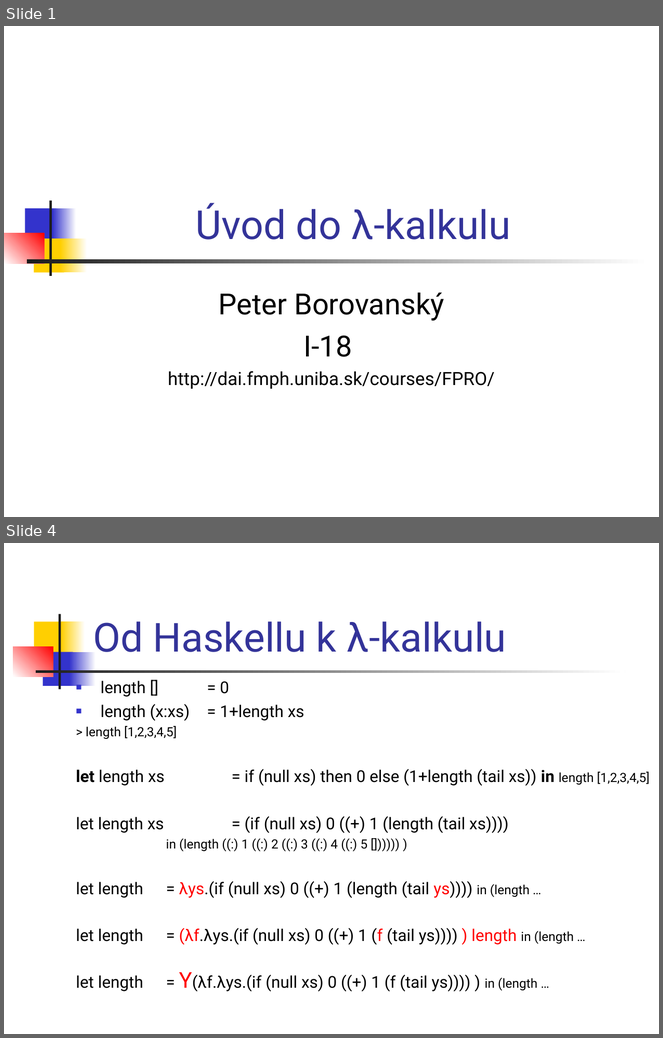
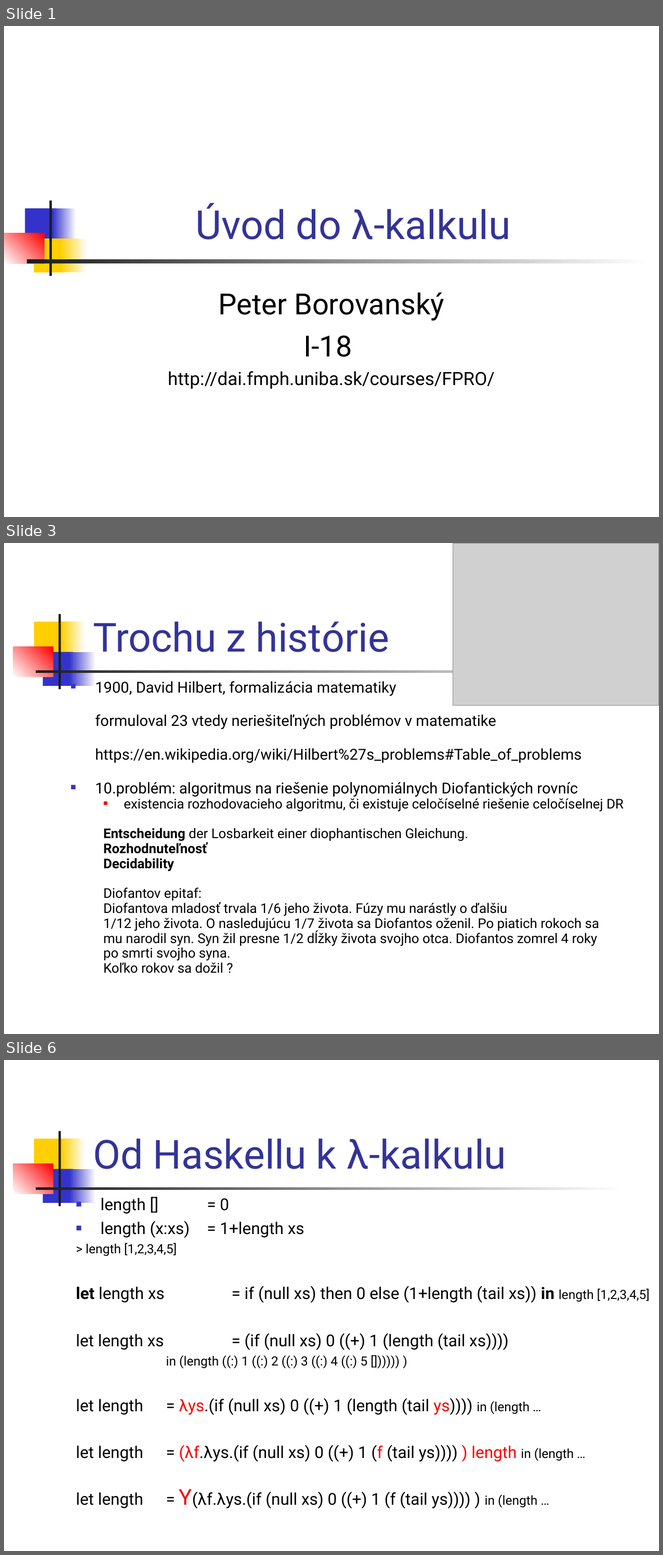
Before and after one commit to Funkcionalne/Prednasky, a slide deck: 05/05_fpro.ppt. Shown one above the other, each under a label of ours: slides 1 and 4 before the commit, slides 1, 3 and 6 after it; the slides between them are not shown. The pictures are 663x1038 and 663x1555 pixels, drawn with LibreOffice and Linux fonts; fonts in the diff are those of the drawing; grey boxes stand for pictures. Boxes give left, top, right and bottom in pixels: in the first picture for what was removed or moved away, otherwise in the second. Text is boxed around its words. In the diff, an @@ line names an element or a change of style, - is before the commit and + after.

```diff
--- a/05/05_fpro.ppt
+++ b/05/05_fpro.ppt
@@ slide 3 added at box(4, 543, 659, 1034), background #FFFFFF; not listed: 7 template elements that a slide beside it also shows @@
@@ picture added at box(453, 543, 659, 705) @@
@@ title added at box(93, 622, 389, 652), 44 pt, text #333399 @@
+Trochu z histórie
@@ text added at box(95, 681, 624, 974), 14.8 pt, text #000000 @@
+■ 1900, David Hilbert, formalizácia matematiky
+formuloval 23 vtedy neriešiteľných problémov v matematike
+https://en.wikipedia.org/wiki/Hilbert%27s_problems#Table_of_problems
+■ 10.problém: algoritmus na riešenie polynomiálnych Diofantických rovníc
+  ■ existencia rozhodovacieho algoritmu, či existuje celočíselné riešenie celočíselnej DR
+  Entscheidung der Losbarkeit einer diophantischen Gleichung.
+  Rozhodnuteľnosť
+  Decidability
+  Diofantov epitaf:
+  Diofantova mladosť trvala 1/6 jeho života. Fúzy mu narástly o ďalšiu
+  1/12 jeho života. O nasledujúcu 1/7 života sa Diofantos oženil. Po piatich rokoch sa
+  mu narodil syn. Syn žil presne 1/2 dĺžky života svojho otca. Diofantos zomrel 4 roky
+  po smrti svojho syna.
+  Koľko rokov sa dožil ?
@@ what was slide 4 is now slide 6 @@
```
Also in this commit, not shown: 4 slides changed, 1 other slide added, 1 other file.
